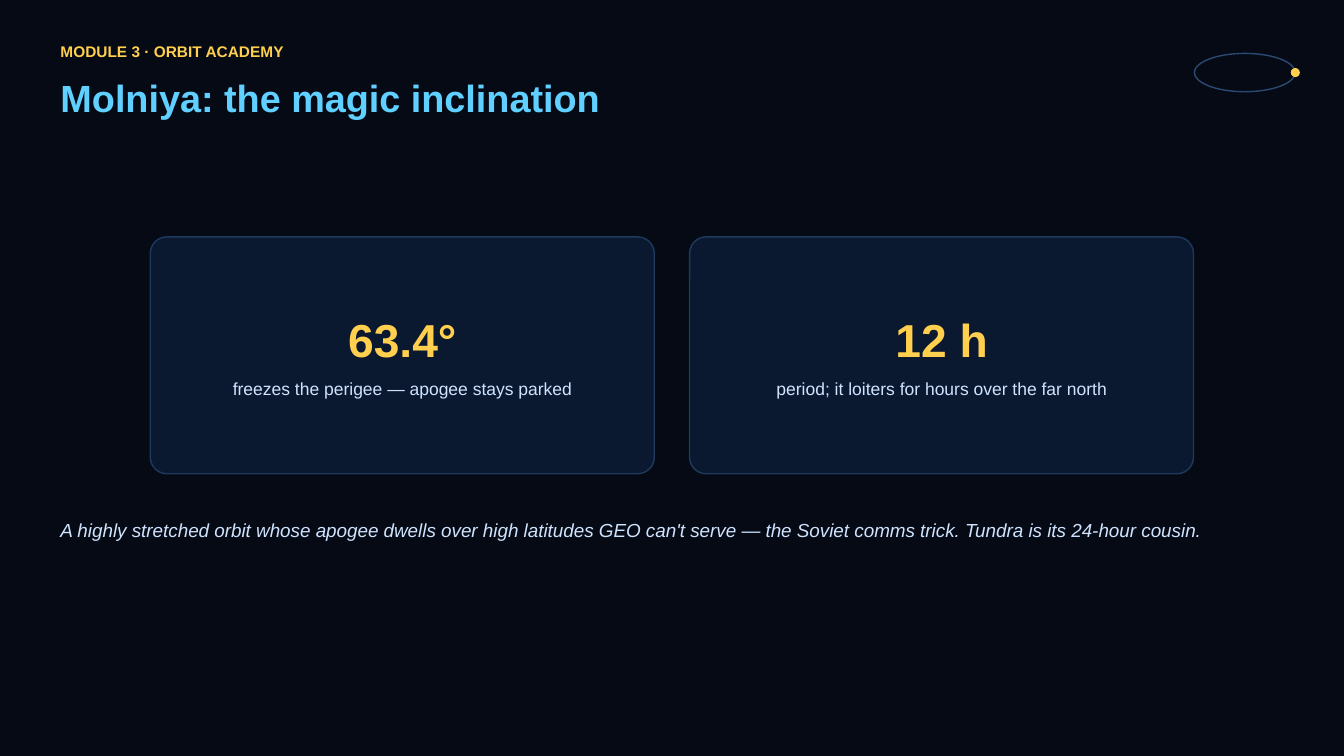
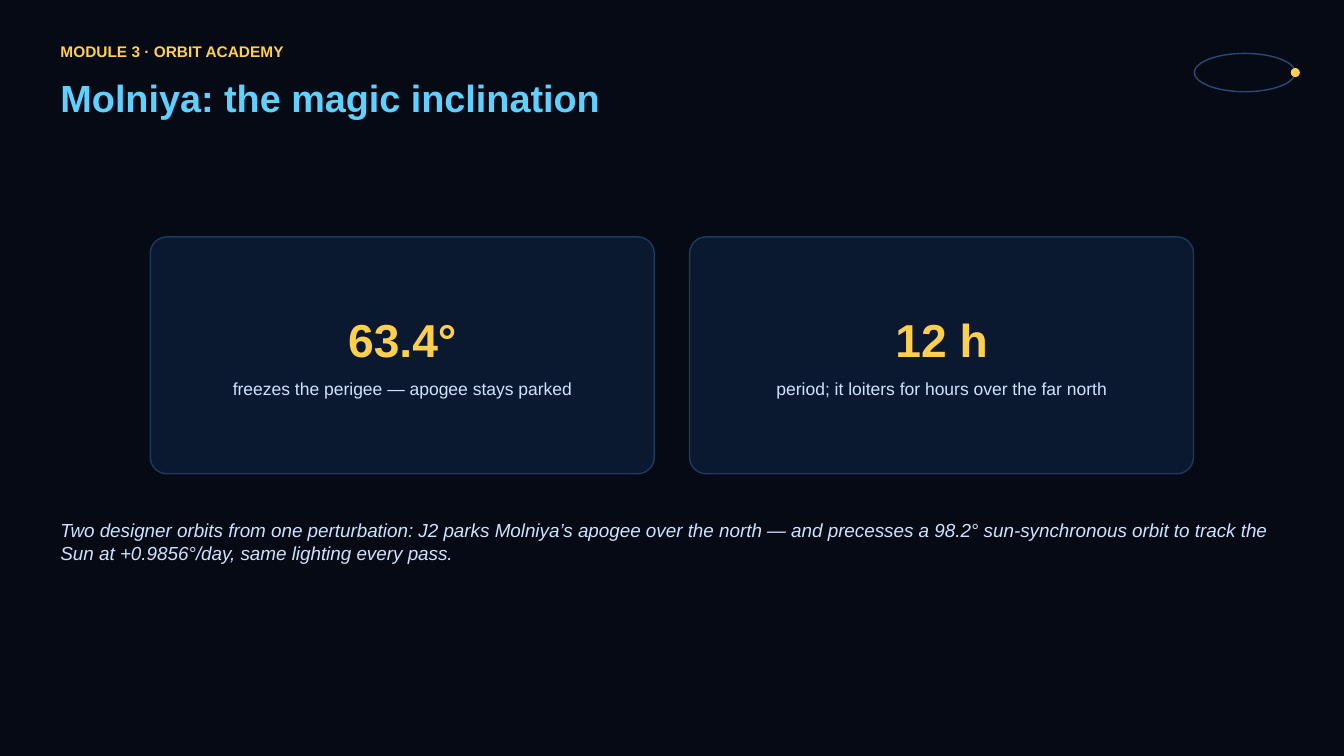
Before and after one commit to JASONSS26/orbit-academy, a slide deck: slide 6 of slides/module3.pptx. Drawn at 1344x756 pixels with LibreOffice and Linux fonts; fonts in the diff are those of the drawing. Boxes give left, top, right and bottom in pixels: in the first picture for what was removed or moved away, otherwise in the second. Text is boxed around its words. In the diff, an @@ line names an element or a change of style, - is before the commit and + after.

```diff
--- a/slides/module3.pptx
+++ b/slides/module3.pptx
@@ text at bbox=[60, 523, 1267, 564]: text changed @@
-A highly stretched orbit whose apogee dwells over high latitudes GEO can't serve — the Soviet comms trick. Tundra is its 24-hour cousin.
+Two designer orbits from one perturbation: J2 parks Molniya’s apogee over the north — and precesses a 98.2° sun-synchronous orbit to track the Sun at +0.9856°/day, same lighting every pass.
```
Also in this commit, not shown: 1 other slide changed, 5 other files.
